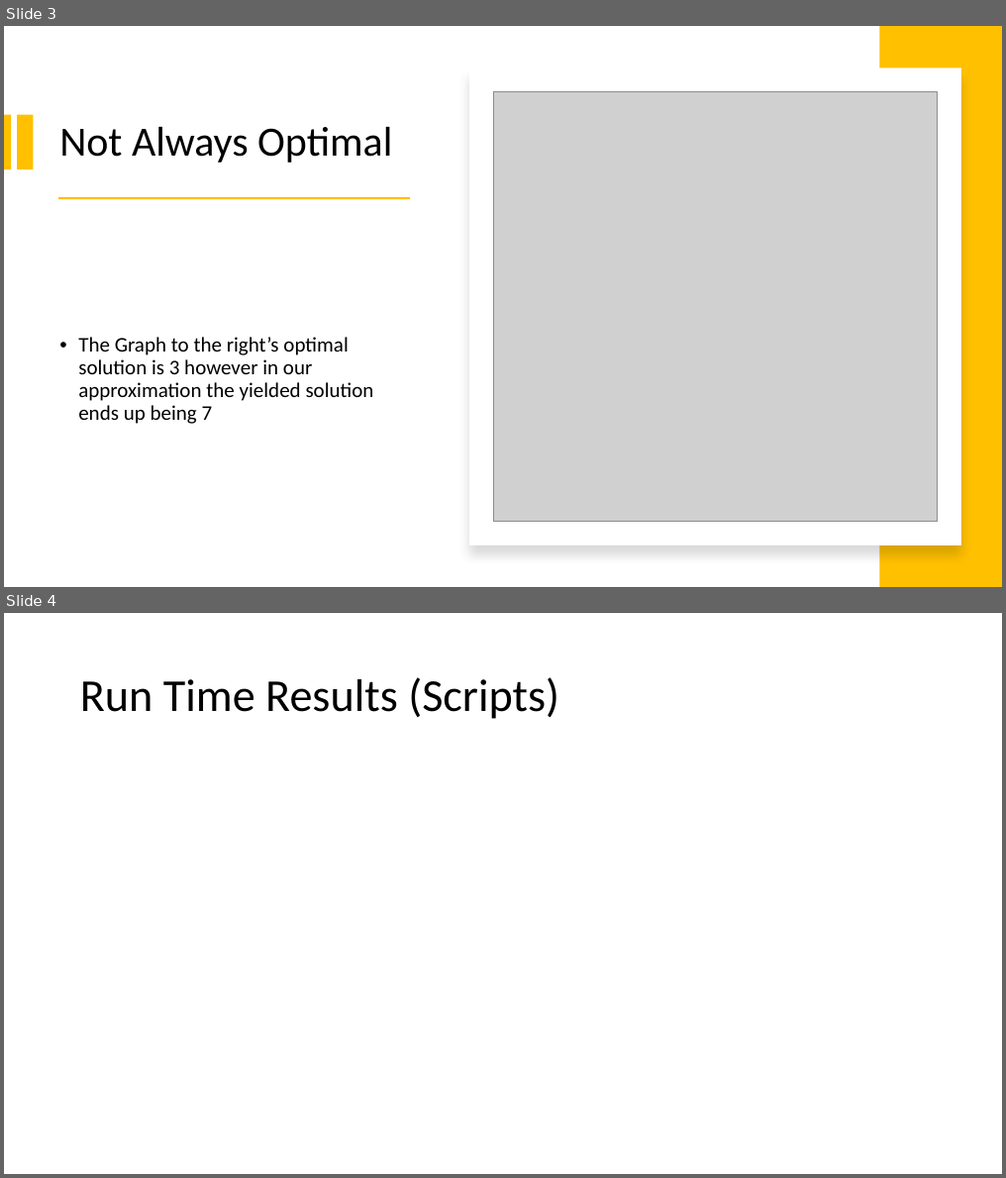
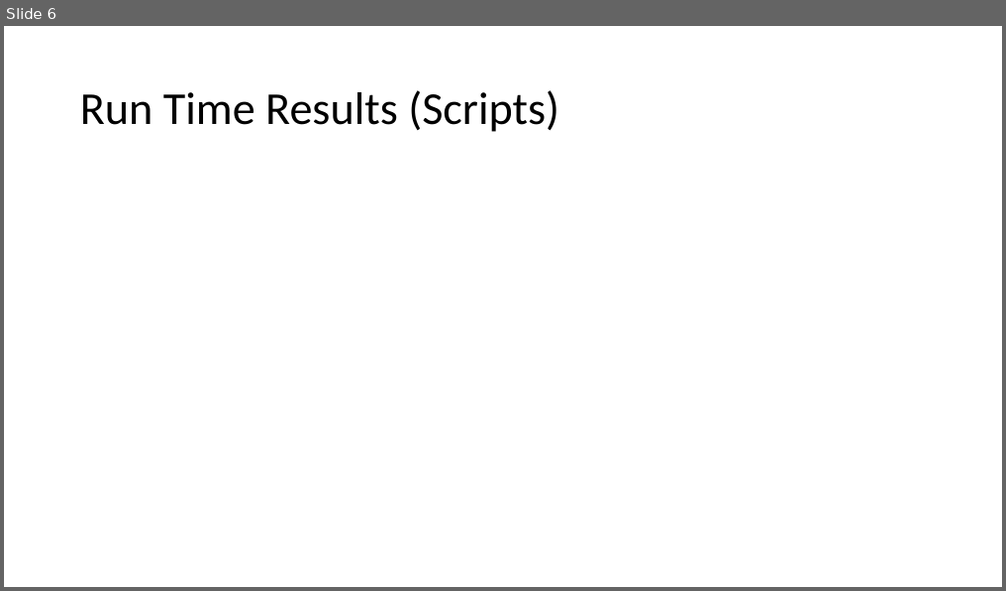
Before and after one commit to smit36jm/CS412-NP_COMPLETE, a slide deck: presentations/Approx Presentation.pptx. Shown one above the other, each under a label of ours: slides 3 and 4 before the commit, slide 6 after it. The pictures are 1006x1178 and 1006x591 pixels, drawn with LibreOffice and Linux fonts; fonts in the diff are those of the drawing; grey boxes stand for pictures. Boxes give left, top, right and bottom in pixels: in the first picture for what was removed or moved away, otherwise in the second. Text is boxed around its words. In the diff, an @@ line names an element or a change of style, - is before the commit and + after.

Commit message:
Approx Mostly Done

```diff
--- a/presentations/Approx Presentation.pptx
+++ b/presentations/Approx Presentation.pptx
@@ slide 3 removed at box(4, 26, 1002, 587), background #FFFFFF @@
@@ rectangle removed at box(880, 26, 1002, 587) @@
@@ rectangle removed at box(469, 68, 961, 546) @@
@@ rectangle removed at box(4, 114, 12, 170) @@
@@ rectangle removed at box(17, 114, 33, 170) @@
@@ picture removed at box(494, 91, 938, 522) @@
@@ title removed at box(59, 127, 392, 163) @@
-Not Always Optimal
@@ rectangle removed at box(58, 197, 411, 199) @@
@@ text removed at box(78, 337, 374, 424) @@
-• The Graph to the right’s optimal solution is 3 however in our approximation the yielded solution ends up being 7
@@ what was slide 4 is now slide 6 @@
```
Also in this commit, not shown: 2 slides changed, 4 slides added, 1 other slide removed.
